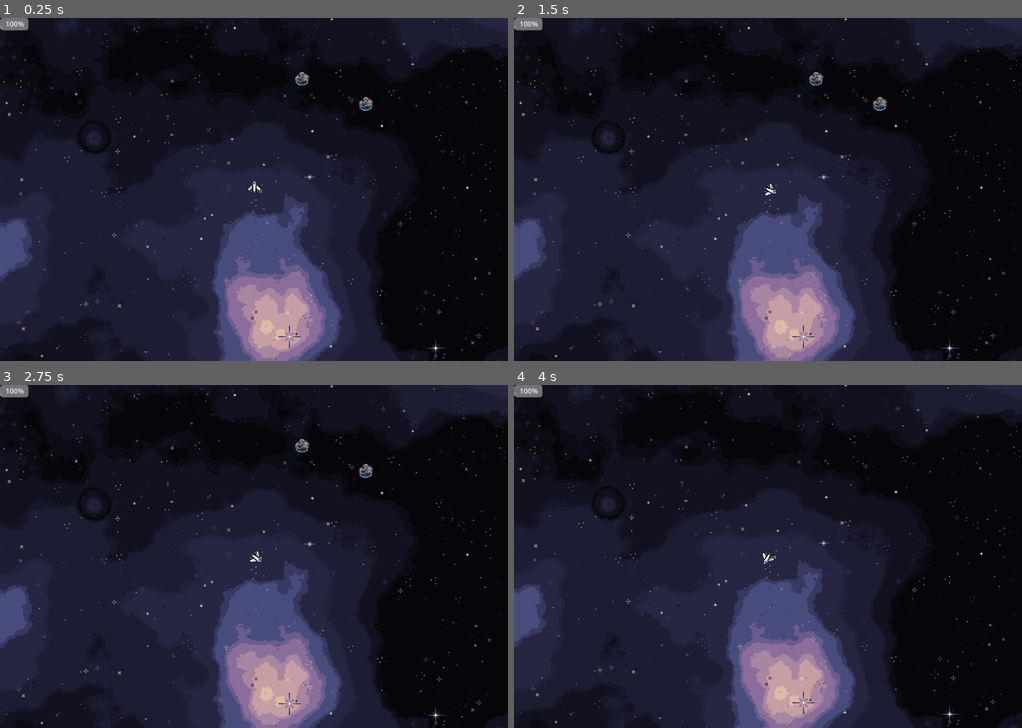
Above: before the commit, frames 1-4 (two rows, left to right).
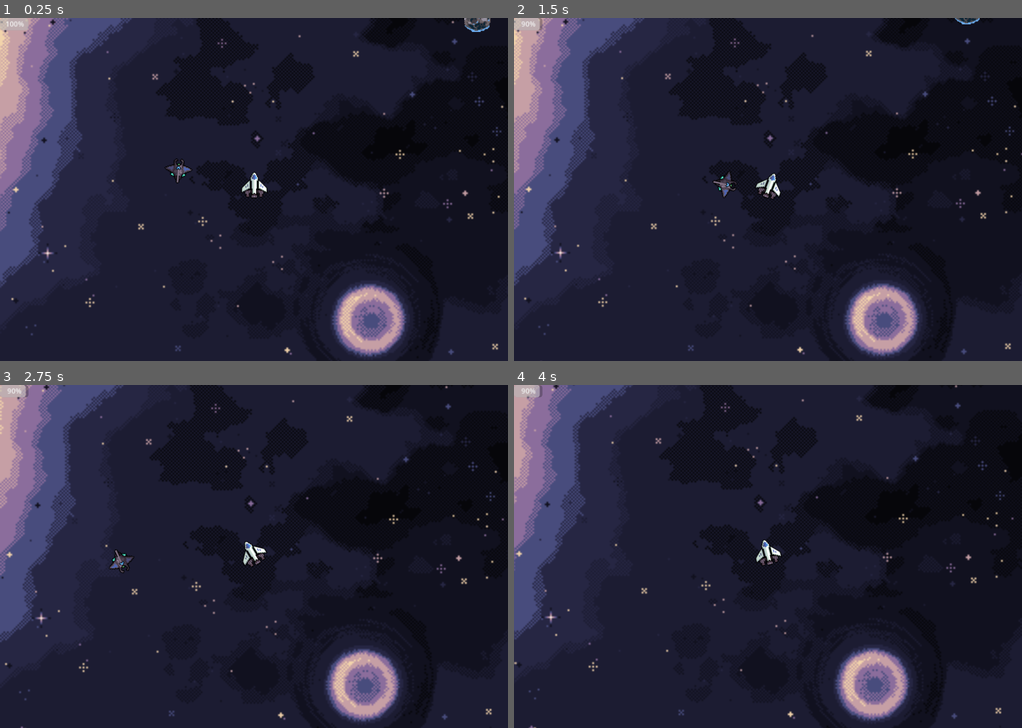
Above: after the commit, the same moments.

Repository: agatapias/void_scrapers
Game: Godot game, scene res://main.tscn
Two runs of this game, one before a commit and one after it. Both use one fixed random seed, a clock stepped at 60 frames per second and the inputs below.
Inputs:
- Up to frame 1 (0.25 s): no input
- Up to frame 2 (1.5 s): tap Enter at 0.5 s; hold Right (ui_right) 0.53-1.28 s; hold Left (ui_left) from 1.28 s (still down)
- Up to frame 3 (2.75 s): release Left (ui_left) at 2.03 s; hold Right (ui_right) from 2.03 s (still down)
- Up to frame 4 (4 s): release Right (ui_right) at 2.78 s; hold Up (ui_up) 2.78-3.53 s; hold Left (ui_left) from 3.53 s (still down)

The runs differ from the first frame. In frame 1, 39% of the frame differs, in the area x 0-100%, y 0-100%; in frame 2, 39%; in frame 3, 38%; in frame 4, 37%.

Commit message:
music + enemy

Diff:
--- /dev/null
+++ b/AudioStreamPlayer.gd
@@ -0,0 +1,8 @@
+extends AudioStreamPlayer
+
+func _ready():
+	connect("finished", _on_loop_sound)
+	play(0.0)
+
+func _on_loop_sound():
+	play(0.0)
--- a/EngineSoundEffect.gd
+++ b/EngineSoundEffect.gd
@@ -1,11 +1,7 @@
 extends AudioStreamPlayer2D
 
-
-# Called when the node enters the scene tree for the first time.
 func _ready():
 	connect("finished", _on_loop_sound)
 
-
-# Called every frame. 'delta' is the elapsed time since the previous frame.
 func _on_loop_sound():
 	play(0.0)
--- /dev/null
+++ b/Scout.gd
@@ -0,0 +1,46 @@
+extends RigidBody2D
+
+
+var target_speed = 50.0 # Desired speed in the direction of the target vector
+var acceleration_time = 1.0 # Time to reach the target speed
+
+func _target_vector():
+	var spaceship = get_node("/root/Main/Spaceship")
+	var position_object1 = spaceship.global_transform.origin  # or object1.translation
+	var position_object2 = global_transform.origin  # or object2.translation
+
+	return (position_object2 - position_object1).normalized()
+
+func _physics_process(delta):
+	if _target_vector() != Vector2.ZERO:
+		rotate_to_target(delta)
+		accelerate_to_target()
+
+func rotate_to_target(delta):
+	var target_vector = _target_vector()
+	var desired_angle = target_vector.angle()
+	var current_angle = rotation
+	var angle_diff = fposmod(desired_angle - current_angle, 2 * PI)
+
+	var prediction_factor = 1.0
+	var adjustment_factor = 1.0
+
+	var predicted_angle_diff = angle_diff - angular_velocity * prediction_factor
+	var torque = predicted_angle_diff * adjustment_factor
+
+	var max_torque = 100
+	torque = clamp(torque, -max_torque, max_torque)
+	apply_torque(torque)
+
+func accelerate_to_target():
+	var target_vector = _target_vector()
+	var orientation_vector = _get_orientation_vector()
+	var force = abs(orientation_vector.dot(target_vector))
+	var v = Vector2(force, 0)
+
+	apply_force(v.rotated(rotation)*100)
+
+
+func _get_orientation_vector() -> Vector2:
+	var rotation_in_radians = rotation
+	return Vector2(cos(rotation_in_radians), sin(rotation_in_radians))
--- a/main.tscn
+++ b/main.tscn
@@ -1,15 +1,23 @@
-[gd_scene load_steps=7 format=3 uid="uid://dxbb1xjpse0p7"]
+[gd_scene load_steps=13 format=3 uid="uid://dxbb1xjpse0p7"]
 
 [ext_resource type="PackedScene" uid="uid://c1fi0qspec801" path="res://player_ship.tscn" id="1_s1wep"]
 [ext_resource type="Texture2D" uid="uid://ch2aelaesyulb" path="res://assets/sprites/Asteroida.png" id="2_2ifds"]
 [ext_resource type="AudioStream" uid="uid://bi0oyq0et1bxc" path="res://assets/sound_effects/thrusters_loopwav-14699.mp3" id="2_pcxrh"]
 [ext_resource type="Texture2D" uid="uid://fp8b086rkxd8" path="res://assets/background/Space Background.png" id="3_86apd"]
+[ext_resource type="Script" path="res://EngineSoundEffect.gd" id="3_soti1"]
+[ext_resource type="AudioStream" uid="uid://byfei1v2i88op" path="res://assets/music/slow-travel.wav" id="6_4v4ul"]
+[ext_resource type="Script" path="res://AudioStreamPlayer.gd" id="7_2py8p"]
+[ext_resource type="Texture2D" uid="uid://cdr163wh6effn" path="res://assets/sprites/enemies/scout/Nautolan Ship - Scout - Base.png" id="8_osdyt"]
+[ext_resource type="Script" path="res://Scout.gd" id="8_t3roh"]
 
 [sub_resource type="PhysicsMaterial" id="PhysicsMaterial_uyaiw"]
 bounce = 1.0
 
 [sub_resource type="CircleShape2D" id="CircleShape2D_8wet4"]
 radius = 16.0312
+
+[sub_resource type="CircleShape2D" id="CircleShape2D_ypial"]
+radius = 13.0384
 
 [node name="Main" type="Node"]
 
@@ -18,9 +26,11 @@
 metadata/_edit_group_ = true
 
 [node name="Camera2D" type="Camera2D" parent="Spaceship"]
+zoom = Vector2(2, 2)
 
 [node name="EngineSoundEffect" type="AudioStreamPlayer2D" parent="Spaceship"]
 stream = ExtResource("2_pcxrh")
+script = ExtResource("3_soti1")
 
 [node name="Asteroid" type="RigidBody2D" parent="."]
 position = Vector2(253, -194)
@@ -53,9 +63,8 @@
 [node name="SpaceBackground" type="ParallaxBackground" parent="."]
 
 [node name="ParallaxLayer" type="ParallaxLayer" parent="SpaceBackground"]
-motion_scale = Vector2(0.01, 0.01)
+motion_scale = Vector2(0.05, 0.05)
 motion_offset = Vector2(500, 500)
-motion_mirroring = Vector2(1, 0)
 
 [node name="Sprite2D" type="Sprite2D" parent="SpaceBackground/ParallaxLayer"]
 scale = Vector2(2, 2)
@@ -68,3 +77,21 @@
 offset_right = 63.0
 offset_bottom = 27.0
 step = 1.0
+
+[node name="AudioStreamPlayer" type="AudioStreamPlayer" parent="."]
+stream = ExtResource("6_4v4ul")
+volume_db = -15.0
+script = ExtResource("7_2py8p")
+
+[node name="Scout" type="RigidBody2D" parent="."]
+position = Vector2(-89, -25)
+gravity_scale = 0.0
+script = ExtResource("8_t3roh")
+metadata/_edit_group_ = true
+
+[node name="Sprite2D" type="Sprite2D" parent="Scout"]
+texture = ExtResource("8_osdyt")
+
+[node name="CollisionShape2D" type="CollisionShape2D" parent="Scout"]
+position = Vector2(0, 3)
+shape = SubResource("CircleShape2D_ypial")
--- a/player_ship.gd
+++ b/player_ship.gd
@@ -2,10 +2,13 @@
 
 const MAX_HEALTH = 100
 const MIN_HEALTH = 0
+const INCREMENT_INTERVAL = 10
 
-@export var thrust = Vector2(0, -1)
-var torque = 500
+var thrust_vector = Vector2(0, -100)
+var torque = 200
 var _health
+var _frames_since_last_increment = 0
+
 
 func _ready():
 	print("ready called")
@@ -22,15 +25,20 @@
 			elif not event.pressed:
 				$EngineSoundEffect.playing = false
 
+func _physics_process(delta):
+	_frames_since_last_increment += 1
+
 func _integrate_forces(state):
+	if Input.is_action_pressed("ui_up") and _frames_since_last_increment >= INCREMENT_INTERVAL:
+		state.apply_force(thrust_vector.rotated(rotation))
+		_frames_since_last_increment = 0
 	if Input.is_action_pressed("ui_up"):
-		state.apply_force(thrust.rotated(rotation))
 		$AnimatedSprite2D.play()
 		$AnimatedSprite2D.animation = "go"
 	else:
 		$AnimatedSprite2D.stop()
 		$AnimatedSprite2D.animation = "default"
-		#state.apply_force(Vector2())
+
 
 	var rotation_direction = 0
 	if Input.is_action_pressed("ui_right"):
Not shown, added: assets/music/slow-travel.wav.import
Binary file added: assets/sprites/enemies/scout/1.png
Not shown, added: assets/sprites/enemies/scout/1.png.import
Binary file added: assets/sprites/enemies/scout/2.png
Not shown, added: assets/sprites/enemies/scout/2.png.import
Binary file added: assets/sprites/enemies/scout/3.png
Not shown, added: assets/sprites/enemies/scout/3.png.import
Binary file added: assets/sprites/enemies/scout/4.png
Not shown, added: assets/sprites/enemies/scout/4.png.import
Binary file added: assets/sprites/enemies/scout/5.png
Not shown, added: assets/sprites/enemies/scout/5.png.import
Binary file added: assets/sprites/enemies/scout/6.png
(and 10 more such lines)
